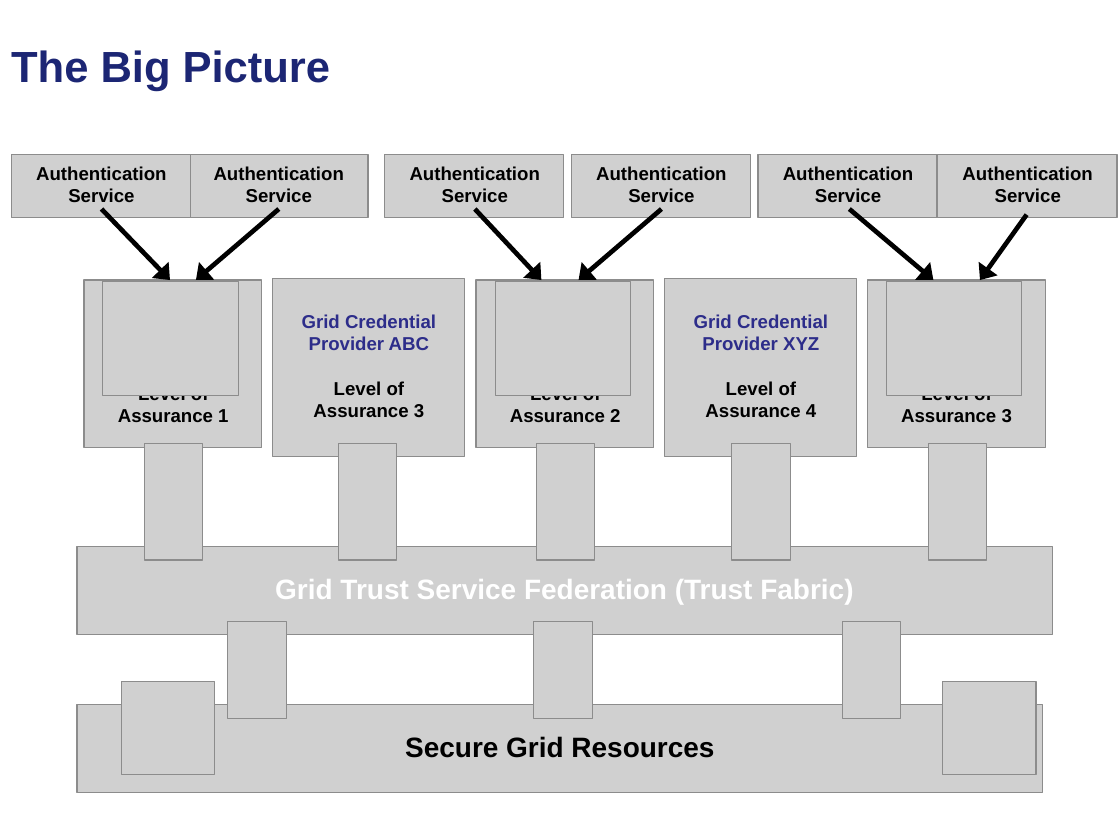
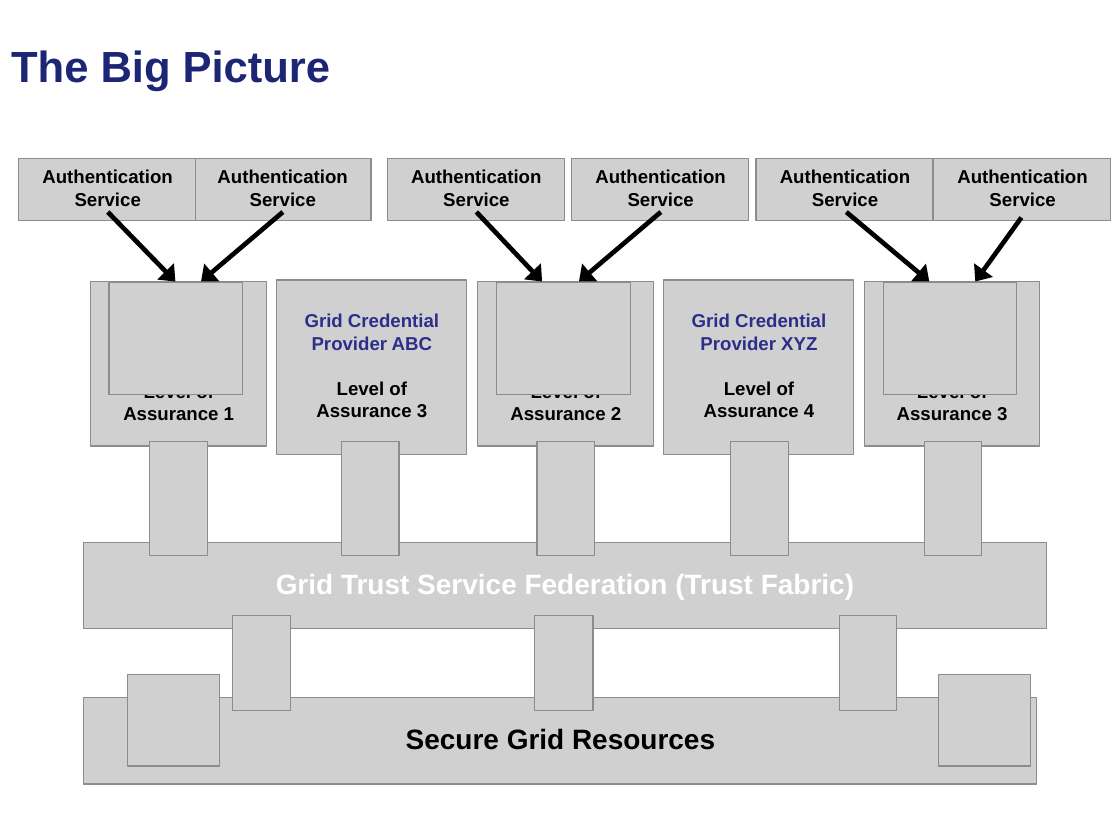
Before and after one commit to NCIP/cagrid-docs, a slide deck: slide 19 of presentations/security/caBIG-security-challenges-healthgrid-2008.ppt. Drawn at 1120x840 pixels with LibreOffice and Linux fonts; fonts in the diff are those of the drawing; grey boxes stand for pictures; background and template pictures are left out. Boxes give left, top, right and bottom in pixels: in the first picture for what was removed or moved away, otherwise in the second. Text is boxed around its words. In the diff, an @@ line names an element or a change of style, - is before the commit and + after.

```diff
--- a/presentations/security/caBIG-security-challenges-healthgrid-2008.ppt
+++ b/presentations/security/caBIG-security-challenges-healthgrid-2008.ppt
@@ picture: place and size @@
-picture at box(11, 155, 190, 218)
+picture at box(19, 159, 196, 222)
@@ 3 texts, 2 pictures: place and size @@
-3 texts, 2 pictures at box(36, 155, 563, 218)
+3 texts, 2 pictures at box(42, 159, 564, 222)
@@ 2 pictures, 2 texts: place and size @@
-2 pictures, 2 texts at box(571, 155, 937, 218)
+2 pictures, 2 texts at box(571, 159, 933, 222)
@@ picture: place and size @@
-picture at box(937, 155, 1117, 218)
+picture at box(934, 159, 1111, 222)
@@ text "Authentication Service": place and size @@
-text "Authentication Service" at box(962, 166, 1092, 202)
+text "Authentication Service" at box(957, 169, 1087, 206)
@@ arrow removed from (102, 209) to (170, 280) @@
@@ arrow moved from (279, 209) - (196, 280) to (108, 212) - (176, 281) @@
@@ arrow moved from (475, 209) - (541, 280) to (283, 212) - (202, 281) @@
@@ arrow moved from (662, 209) - (579, 280) to (476, 212) - (542, 281) @@
@@ arrow moved from (849, 209) - (933, 280) to (661, 212) - (579, 281) @@
@@ arrow moved from (1027, 215) - (980, 280) to (847, 212) - (930, 281) @@
@@ arrow added from (1021, 217) to (976, 281), #000000 3 pt @@
@@ 3 pictures, 1 text: place and size @@
-3 pictures, 1 text at box(84, 279, 464, 457)
+3 pictures, 1 text at box(91, 280, 466, 455)
@@ picture: place and size @@
-picture at box(867, 280, 1045, 448)
+picture at box(865, 281, 1040, 446)
@@ text "Level of Assurance 3": place and size @@
-text "Level of Assurance 3" at box(901, 395, 1012, 422)
+text "Level of Assurance 3" at box(897, 394, 1007, 420)
@@ picture: place and size @@
-picture at box(887, 281, 1023, 395)
+picture at box(884, 283, 1017, 395)
@@ picture: place and size @@
-picture at box(928, 444, 987, 560)
+picture at box(924, 441, 981, 556)
@@ picture: place and size @@
-picture at box(77, 547, 1053, 635)
+picture at box(84, 542, 1047, 628)
@@ text "Grid Trust Service Federation (Trust ...": place and size @@
-text "Grid Trust Service Federation (Trust ..." at box(275, 579, 853, 604)
+text "Grid Trust Service Federation (Trust ..." at box(276, 574, 854, 599)
@@ 3 pictures: place and size @@
-3 pictures at box(144, 444, 396, 719)
+3 pictures at box(150, 441, 399, 711)
@@ 3 pictures: place and size @@
-3 pictures at box(534, 444, 791, 719)
+3 pictures at box(534, 441, 788, 711)
@@ picture: place and size @@
-picture at box(842, 622, 900, 719)
+picture at box(839, 616, 896, 711)
@@ picture: place and size @@
-picture at box(943, 681, 1036, 774)
+picture at box(128, 674, 220, 766)
@@ picture: place and size @@
-picture at box(121, 681, 214, 774)
+picture at box(939, 674, 1030, 766)
@@ picture: place and size @@
-picture at box(77, 704, 1043, 793)
+picture at box(84, 698, 1037, 784)
@@ text "Secure Grid Resources": place and size @@
-text "Secure Grid Resources" at box(405, 736, 714, 758)
+text "Secure Grid Resources" at box(406, 728, 715, 750)
```
Also in this commit, not shown: 1 other file.
